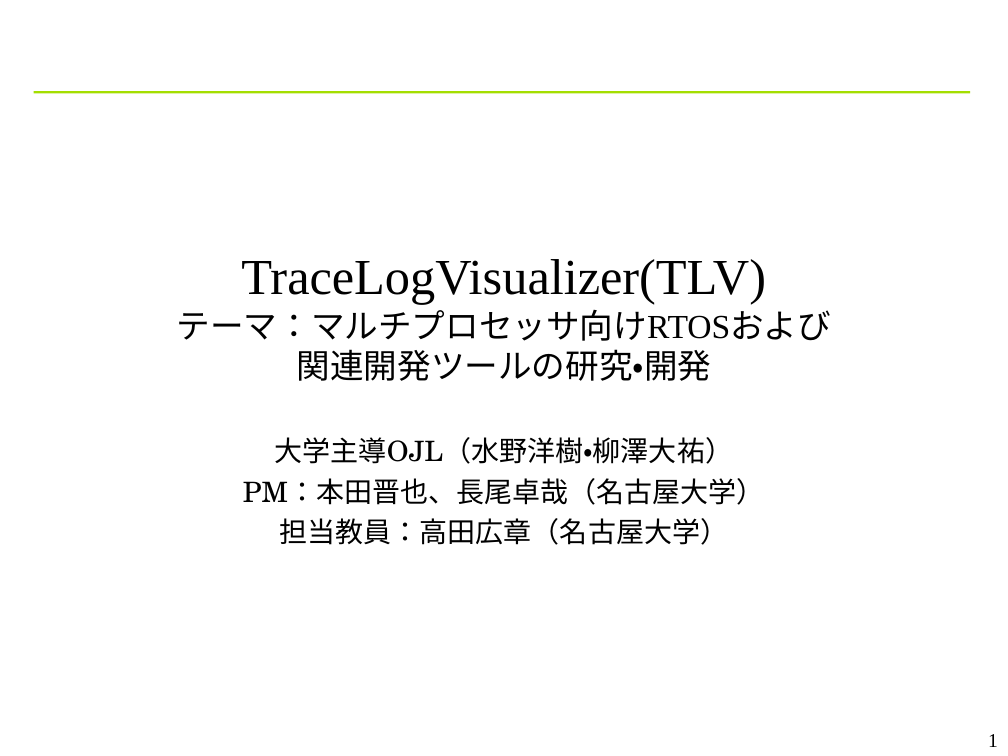
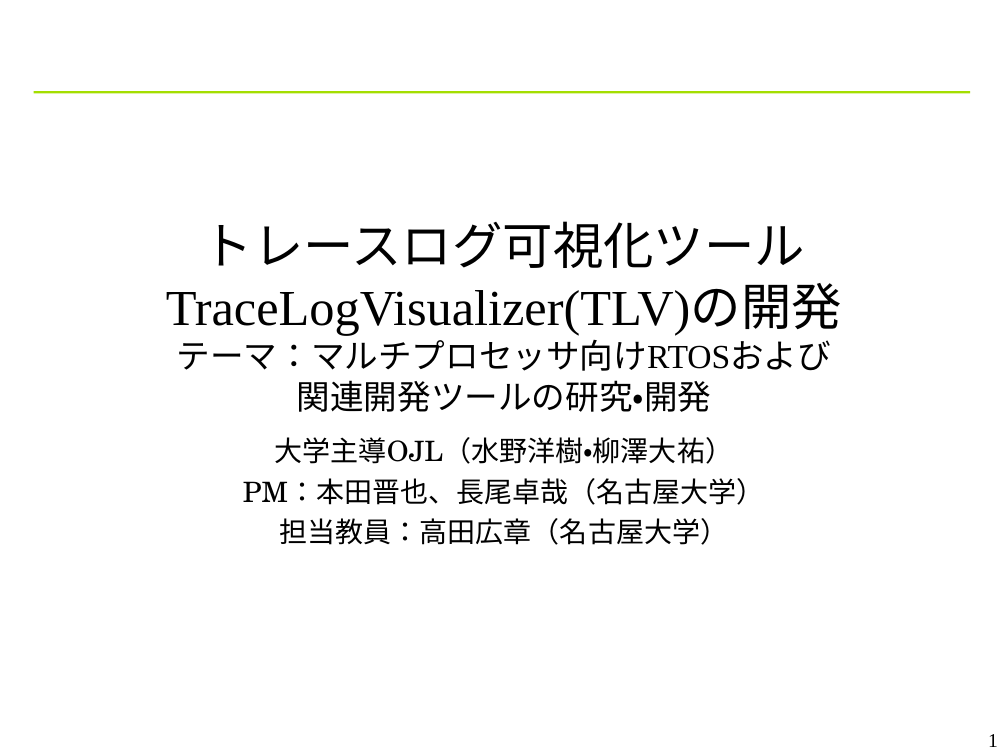
Before and after one commit to YixiaoLi/tlv4mc, a slide deck: slide 1 of doc/phase4/joho_koukankai/ojl-2nd-comm-yanagi.ppt. Drawn at 1008x756 pixels with LibreOffice and Linux fonts; fonts in the diff are those of the drawing; background and template pictures are left out. Boxes give left, top, right and bottom in pixels: in the first picture for what was removed or moved away, otherwise in the second. Text is boxed around its words. In the diff, an @@ line names an element or a change of style, - is before the commit and + after.

```diff
--- a/doc/phase4/joho_koukankai/ojl-2nd-comm-yanagi.ppt
+++ b/doc/phase4/joho_koukankai/ojl-2nd-comm-yanagi.ppt
@@ title at (166, 221, 842, 412): text changed; size 24 to 36 pt @@
-TraceLogVisualizer(TLV)
-テーマ：マルチプロセッサ向けRTOSおよび
-関連開発ツールの研究・開発
+トレースログ可視化ツールTraceLogVisualizer(TLV)の開発
+テーマ：マルチプロセッサ向けRTOSおよび
+関連開発ツールの研究・開発
```
Also in this commit, not shown: 10 other slides changed, 1 other file.
